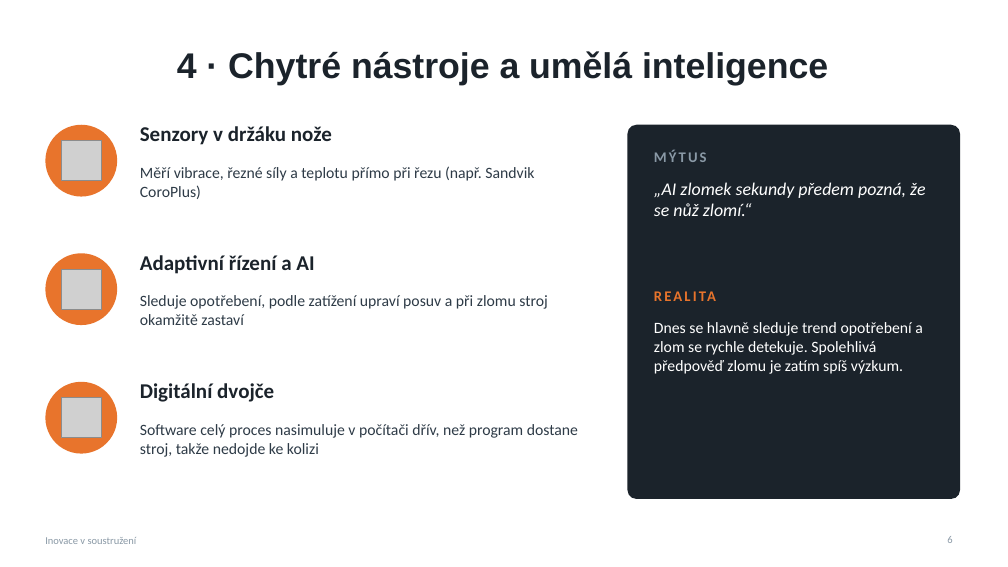
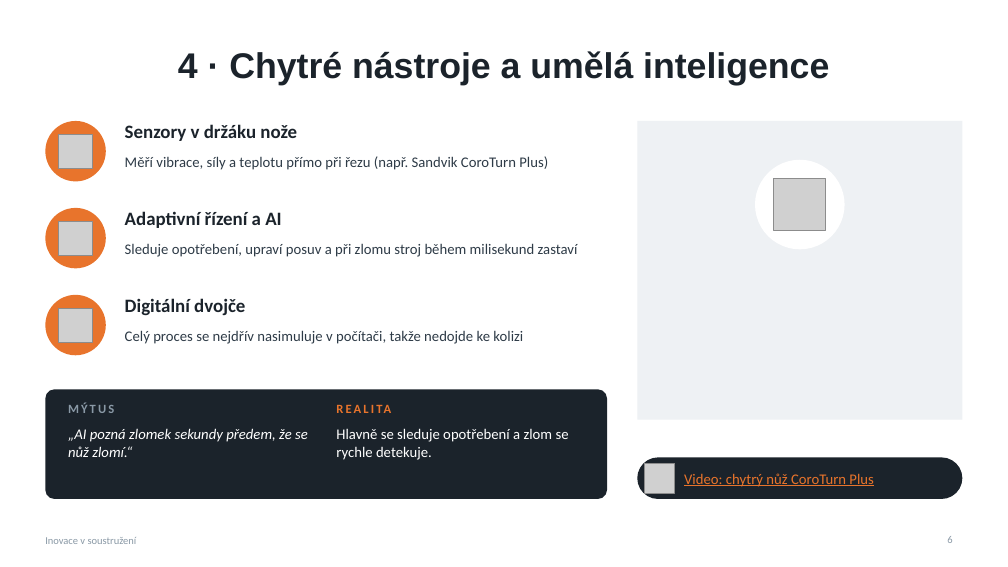
Before and after one commit to dodgeandroll/lol, a slide deck: slide 6 of Inovace_v_soustruzeni.pptx. Drawn at 1008x567 pixels with LibreOffice and Linux fonts; fonts in the diff are those of the drawing; grey boxes stand for pictures. Boxes give left, top, right and bottom in pixels: in the first picture for what was removed or moved away, otherwise in the second. Text is boxed around its words. In the diff, an @@ line names an element or a change of style, - is before the commit and + after.

```diff
--- a/Inovace_v_soustruzeni.pptx
+++ b/Inovace_v_soustruzeni.pptx
@@ text "Senzory v držáku nože": place and size @@
-text "Senzory v držáku nože" at bbox=[140, 126, 332, 145]
+text "Senzory v držáku nože" at bbox=[125, 124, 297, 141]
@@ ellipse: place and size @@
-ellipse at bbox=[45, 125, 117, 197]
+ellipse at bbox=[45, 121, 106, 181]
@@ picture: place and size @@
-picture at bbox=[61, 141, 101, 181]
+picture at bbox=[59, 135, 93, 169]
@@ rectangle added at bbox=[637, 121, 963, 420], fill #EEF1F4 @@
@@ text at bbox=[125, 156, 548, 170]: text changed; size 15 to 14 pt @@
-Měří vibrace, řezné síly a teplotu přímo při řezu (např. Sandvik CoroPlus)
+Měří vibrace, síly a teplotu přímo při řezu (např. Sandvik CoroTurn Plus)
@@ ellipse added at bbox=[755, 160, 845, 250], fill #FFFFFF @@
@@ picture added at bbox=[774, 178, 827, 231] @@
@@ ellipse: place and size @@
-ellipse at bbox=[45, 253, 117, 325]
+ellipse at bbox=[45, 208, 106, 268]
@@ text "Adaptivní řízení a AI": place and size @@
-text "Adaptivní řízení a AI" at bbox=[140, 255, 314, 274]
+text "Adaptivní řízení a AI" at bbox=[125, 211, 281, 228]
@@ picture: place and size @@
-picture at bbox=[61, 269, 101, 309]
+picture at bbox=[59, 222, 93, 256]
@@ text at bbox=[125, 243, 578, 257]: text changed; size 15 to 14 pt @@
-Sleduje opotřebení, podle zatížení upraví posuv a při zlomu stroj okamžitě zastaví
+Sleduje opotřebení, upraví posuv a při zlomu stroj během milisekund zastaví
@@ ellipse: place and size @@
-ellipse at bbox=[45, 382, 117, 454]
+ellipse at bbox=[45, 295, 106, 355]
@@ size 20 to 18 pt in 3 elements at bbox=[125, 124, 297, 141], bbox=[125, 211, 281, 228], bbox=[125, 298, 245, 316] @@
@@ text "Digitální dvojče": place and size @@
-text "Digitální dvojče" at bbox=[140, 383, 274, 402]
+text "Digitální dvojče" at bbox=[125, 298, 245, 316]
@@ picture: place and size @@
-picture at bbox=[61, 398, 101, 438]
+picture at bbox=[59, 309, 93, 343]
@@ text at bbox=[125, 330, 523, 344]: text changed; size 15 to 14 pt @@
-Software celý proces nasimuluje v počítači dřív, než program dostane stroj, takže nedojde ke kolizi
+Celý proces se nejdřív nasimuluje v počítači, takže nedojde ke kolizi
@@ rounded rectangle: place and size @@
-rounded rectangle at bbox=[628, 125, 960, 499]
+rounded rectangle at bbox=[45, 389, 607, 499]
@@ rounded rectangle at bbox=[45, 389, 607, 499]: proportions changed @@
@@ text "MÝTUS": place and size @@
-text "MÝTUS" at bbox=[654, 149, 707, 162]
+text "MÝTUS" at bbox=[68, 402, 114, 413]
@@ text "MÝTUS" at bbox=[68, 402, 114, 413]: size 14 to 12 pt @@
@@ text "REALITA" at bbox=[337, 401, 586, 423]: size 14 to 12 pt @@
@@ text "REALITA": place and size @@
-text "REALITA" at bbox=[654, 287, 934, 318]
+text "REALITA" at bbox=[337, 401, 586, 423]
@@ text at bbox=[68, 428, 308, 457]: text changed; size 17 to 14 pt @@
-„AI zlomek sekundy předem pozná, že se nůž zlomí.“
+„AI pozná zlomek sekundy předem, že se nůž zlomí.“
@@ text at bbox=[336, 428, 569, 460]: text changed; size 15 to 14 pt @@
-Dnes se hlavně sleduje trend opotřebení a zlom se rychle detekuje. Spolehlivá předpověď zlomu je zatím spíš výzkum.
+Hlavně se sleduje opotřebení a zlom se rychle detekuje.
@@ rounded rectangle added at bbox=[637, 457, 963, 499], fill #1B232B @@
@@ picture added at bbox=[644, 463, 675, 493] @@
@@ text added at bbox=[684, 473, 873, 487], 14 pt, text #E8742C, underline @@
+Video: chytrý nůž CoroTurn Plus
```
Also in this commit, not shown: 9 other slides changed.
